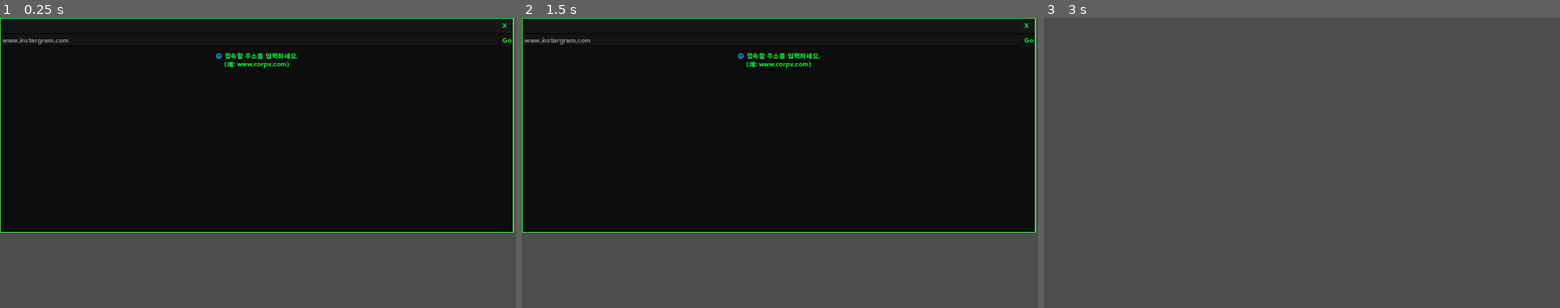
Above: before the commit, frames 1-3 (left to right).
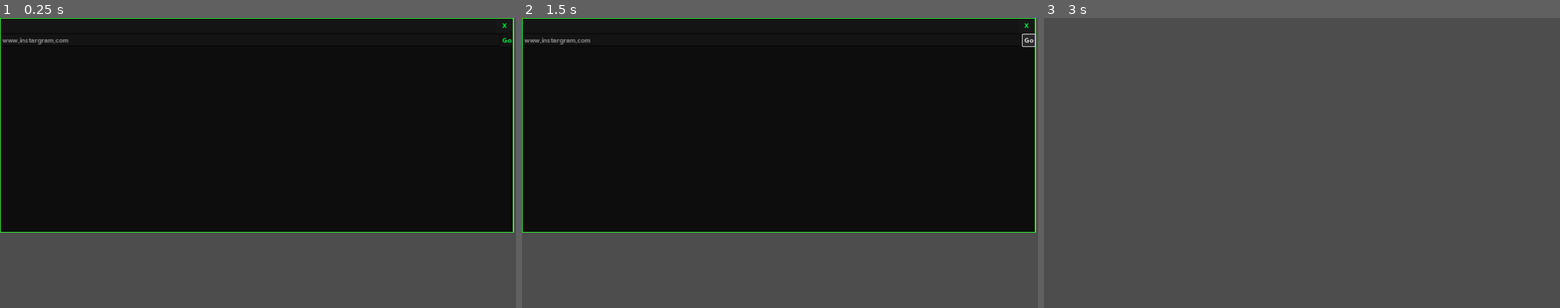
Above: after the commit, the same moments.

Repository: rorena15/llm_game
Game: Godot game, scene res://app_browser.tscn
Same seed, same stepped clock (60 frames per second), same inputs: the game is played once before the commit and once after it. This scene is started directly instead of the project's main scene.
Inputs:
- Up to frame 1 (0.25 s): no input
- Up to frame 2 (1.5 s): click "Go" at 0.5 s; click "Go" at 1.25 s
- Up to frame 3 (3 s): click "Go" at 2 s; click "X" at 2.75 s

The runs differ from the first frame. In frame 1, 0.4% of the frame differs, in the area x 41-58%, y 12-18%; in frame 2, 0.4%, in the area x 41-100%, y 5-18%; in frame 3, nothing differs.

Commit message:
시나리오 2단계 웹 브라우저 기능

Diff:
--- a/godot_project/socialengineeer/app_browser.gd
+++ b/godot_project/socialengineeer/app_browser.gd
@@ -1,9 +1,9 @@
 extends PanelContainer
 
 # === UI 노드 경로 (씬에 이 이름대로 노드가 있어야 함) ===
-@onready var url_input = $Layout/ContentArea/HBoxContainer/LineEdit_URL
-@onready var btn_go = $Layout/ContentArea/HBoxContainer/Button_Go
-@onready var web_view = $Layout/ContentArea/RichTextLabel_Content
+@onready var url_input = $Layout/ContentArea/VBoxContainer/HBoxContainer/LineEdit_URL
+@onready var btn_go = $Layout/ContentArea/VBoxContainer/HBoxContainer/Button_Go
+@onready var web_view = $Layout/ContentArea/VBoxContainer/RichTextLabel_Content
 @onready var title_bar = $Layout/TitleBar
 
 # === 창 이동 변수 (app_email.gd 참고) ===
--- a/godot_project/socialengineeer/app_browser.tscn
+++ b/godot_project/socialengineeer/app_browser.tscn
@@ -24,21 +24,24 @@
 [node name="BodyLabel" parent="Layout/ContentArea/HSplitContainer/EmailDetail" index="1"]
 visible = false
 
-[node name="HBoxContainer" type="HBoxContainer" parent="Layout/ContentArea" index="1"]
+[node name="VBoxContainer" type="VBoxContainer" parent="Layout/ContentArea" index="1"]
 layout_mode = 2
 
-[node name="LineEdit_URL" type="LineEdit" parent="Layout/ContentArea/HBoxContainer" index="0"]
+[node name="HBoxContainer" type="HBoxContainer" parent="Layout/ContentArea/VBoxContainer" index="0"]
+layout_mode = 2
+
+[node name="LineEdit_URL" type="LineEdit" parent="Layout/ContentArea/VBoxContainer/HBoxContainer" index="0"]
 layout_mode = 2
 size_flags_horizontal = 3
 size_flags_vertical = 0
 placeholder_text = "www.instargram.com"
 
-[node name="Button_Go" type="Button" parent="Layout/ContentArea/HBoxContainer" index="1"]
+[node name="Button_Go" type="Button" parent="Layout/ContentArea/VBoxContainer/HBoxContainer" index="1"]
 layout_mode = 2
 size_flags_horizontal = 8
 size_flags_vertical = 0
 text = "Go"
 
-[node name="RichTextLabel_Content" type="RichTextLabel" parent="Layout/ContentArea" index="2"]
+[node name="RichTextLabel_Content" type="RichTextLabel" parent="Layout/ContentArea/VBoxContainer" index="1"]
 layout_mode = 2
 bbcode_enabled = true
--- a/godot_project/socialengineeer/desktop.gd
+++ b/godot_project/socialengineeer/desktop.gd
@@ -43,6 +43,7 @@
 	# 게임 시작 시 브리핑 설정
 	victory_layer.visible = false
 	setup_briefing()
+
 	if btn_browser:
 		btn_browser.pressed.connect(open_app.bind(app_browser_scene))
 
--- a/godot_project/socialengineeer/title_screen.gd
+++ b/godot_project/socialengineeer/title_screen.gd
@@ -10,7 +10,10 @@
 var desktop_scene = preload("res://desktop.tscn")
 
 func _ready():
+	#미션 1 버튼 클릭시 호출
 	btn_mission1.pressed.connect(_on_mission_1_pressed)
+	#미션 2 버튼 클릭시 호출
+	btn_mission2.pressed.connect(_on_mission_2_pressed)
 	btn_mission_Tutorial.pressed.connect(_on_mission_Tutorial_pressed)
 	btn_quit.pressed.connect(get_tree().quit)
 	_update_buttons()
Not shown, changed: memory_db/21eada11-c3ef-476a-8f96-97f4cd0e73ff/data_level0.bin
Not shown, changed: memory_db/21eada11-c3ef-476a-8f96-97f4cd0e73ff/length.bin
Not shown, changed: memory_db/chroma.sqlite3
